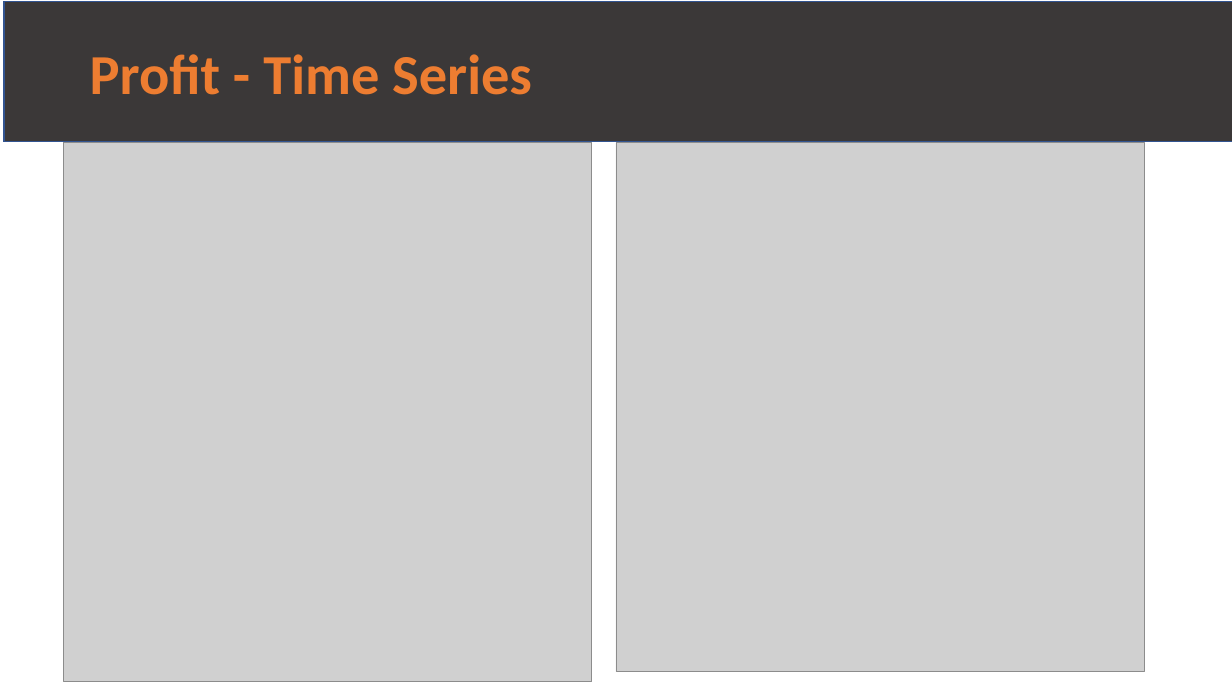
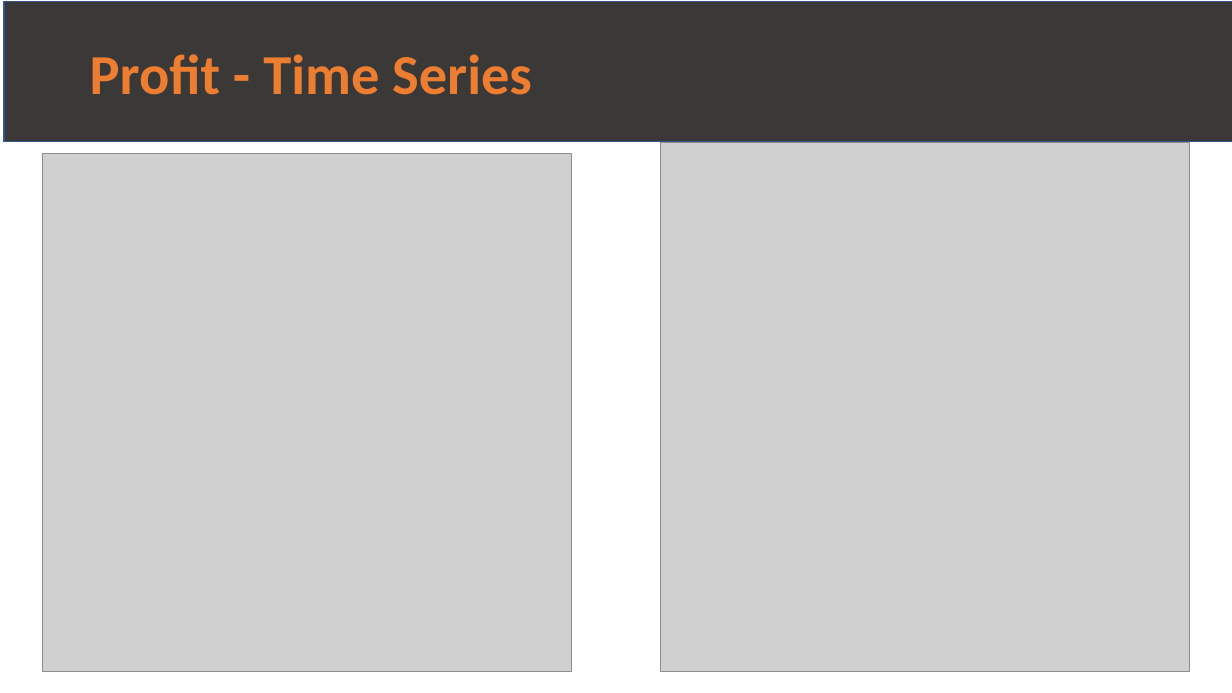
Before and after one commit to FHFelix/G2M-insight-for-Cab-Investment-firm, a slide deck: slide 9 of G2M_Case_Study.pptx. Drawn at 1232x693 pixels with LibreOffice and Linux fonts; fonts in the diff are those of the drawing; grey boxes stand for pictures. Boxes give left, top, right and bottom in pixels: in the first picture for what was removed or moved away, otherwise in the second. Text is boxed around its words. In the diff, an @@ line names an element or a change of style, - is before the commit and + after.

Commit message:
Exploratory Data Analysis Felix

```diff
--- a/G2M_Case_Study.pptx
+++ b/G2M_Case_Study.pptx
@@ picture moved from (x1=616, y1=142, x2=1145, y2=672) to (x1=661, y1=142, x2=1189, y2=672) @@
@@ picture resized from (x1=64, y1=142, x2=592, y2=682) to (x1=43, y1=153, x2=571, y2=672) @@
```
Also in this commit, not shown: 5 other slides changed, 1 other file.
